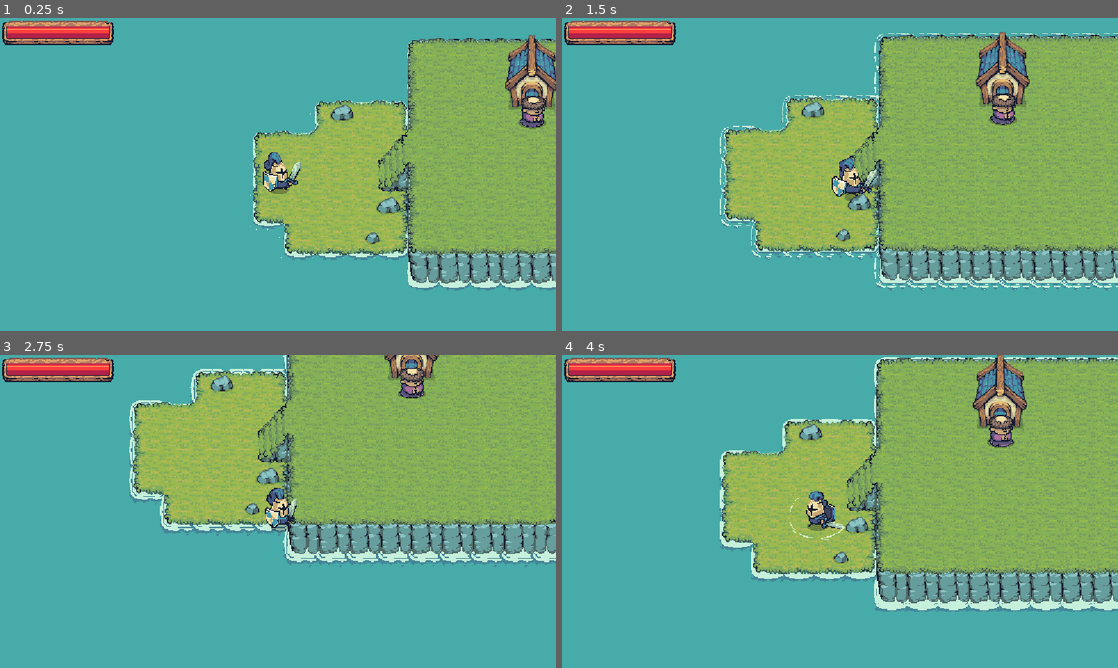
Above: before the commit, frames 1-4 (two rows, left to right).
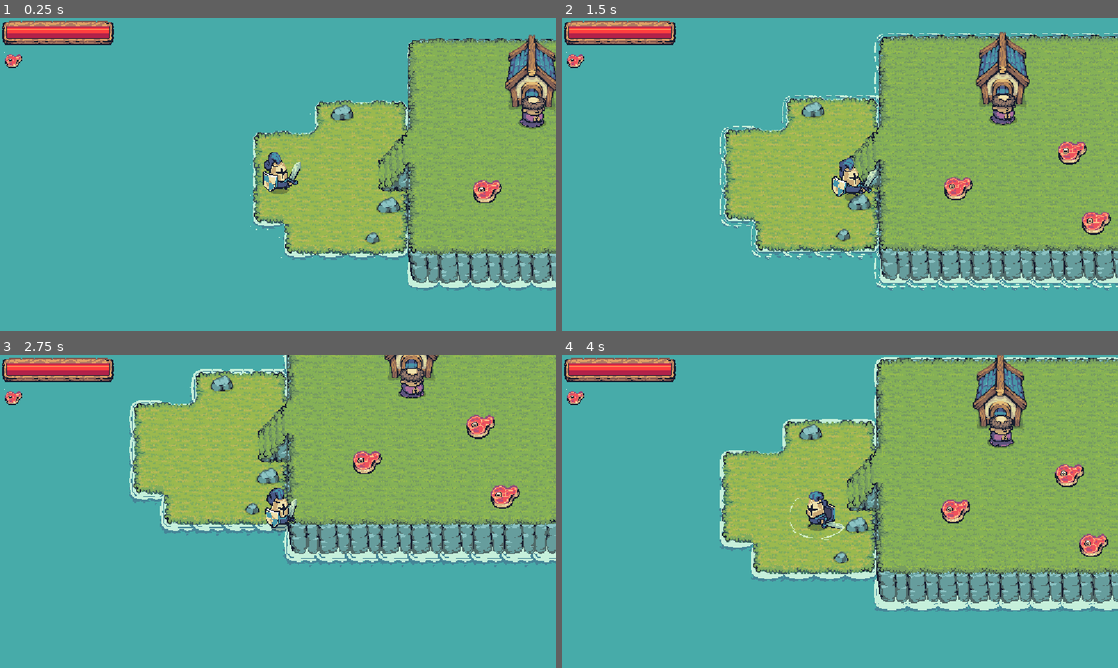
Above: after the commit, the same moments.

Repository: Tassnaz/RPG
Game: Godot game, scene res://Scenes/main_level.tscn
Same seed, same stepped clock (60 frames per second), same inputs: the game is played once before the commit and once after it. The engine's default icon, where the game draws it, is replaced by a stand-in: a white triangle on a blue panel in a dark square. Sound files missing from this copy of the repository are replaced by a short silence.
Inputs (mouse positions are in pixels of both pictures, inside the frame that each line leads up to):
- Up to frame 1 (0.25 s): no input
- Up to frame 2 (1.5 s): tap Enter (Interact) at 0.5, 1.35 s; move the mouse to (962, 158) at 0.52 s; hold D (Right) 0.53-1.28 s; tap Space (Attack) at 0.6 s; move the mouse to (728, 190) at 1.27 s; hold S (Down) from 1.28 s (still down)
- Up to frame 3 (2.75 s): move the mouse to (333, 442) at 2.02 s; release S (Down) at 2.03 s; hold D (Right) from 2.03 s (still down); tap Space (Attack) at 2.1 s
- Up to frame 4 (4 s): move the mouse to (812, 574) at 2.77 s; release D (Right) at 2.78 s; hold W (Up) 2.78-3.53 s; tap Enter (Interact) at 2.85 s; move the mouse to (1006, 558) at 3.52 s; hold A (Left) from 3.53 s (still down); tap Space (Attack) at 3.6 s

The runs differ from the first frame. In frame 1, 0.4% of the frame differs, in the area x 0-91%, y 10-60%; in frame 2, 1.0%; in frame 3, 1.0%, in the area x 0-94%, y 10-50%; in frame 4, 1.0%.

Commit message:
feat: inventory (del 3)

Diff:
--- /dev/null
+++ b/Scenes/action.gd
@@ -0,0 +1,7 @@
+extends Node
+
+@export var amount_to_heal: int = 10
+
+
+func _on_use_meat_use_item() -> void:
+	BuffManager.player_heal.emit(amount_to_heal)
--- a/Scenes/main_level.tscn
+++ b/Scenes/main_level.tscn
@@ -15,6 +15,8 @@
 [ext_resource type="PackedScene" uid="uid://doxsvgsd1ienm" path="res://Scenes/monk_npc.tscn" id="8_tqiex"]
 [ext_resource type="PackedScene" uid="uid://8104eyvtxrji" path="res://Scenes/simple_quest_module.tscn" id="9_2jcip"]
 [ext_resource type="PackedScene" uid="uid://rkprjwj1yyvq" path="res://Scenes/player_hud.tscn" id="11_2jcip"]
+[ext_resource type="PackedScene" uid="uid://lce6f3loekay" path="res://Scenes/pickup_meat.tscn" id="16_unus1"]
+[ext_resource type="PackedScene" uid="uid://0mcwp6mei82i" path="res://Scenes/use_Meat.tscn" id="17_vgie2"]
 
 [sub_resource type="NavigationPolygon" id="NavigationPolygon_f3gli"]
 vertices = PackedVector2Array(1676.8906, 425.5078, 1615, 428.5, 1615, 379.97656, 1843.4688, -51.148438, 2091.0938, -47.148438, 2097.8906, 621.96875, 1678.8906, 621.02344, 1613.9688, 49.3125, 1487.3203, -81.21094, 1490.6406, -174.9375, 1837.4688, -173.04688, 1550, -76.24219, 1550, 47.296875)
@@ -111,6 +113,18 @@
 [node name="Spear Enemy3" parent="Enemies" instance=ExtResource("6_236hc")]
 position = Vector2(1701, 234)
 
+[node name="Pickups" type="Node2D" parent="."]
+position = Vector2(115, 346)
+
+[node name="Pickup_Meat" parent="Pickups" instance=ExtResource("16_unus1")]
+position = Vector2(434, 35)
+
+[node name="Pickup_Meat2" parent="Pickups" instance=ExtResource("16_unus1")]
+position = Vector2(670, -39)
+
+[node name="Pickup_Meat3" parent="Pickups" instance=ExtResource("16_unus1")]
+position = Vector2(720, 106)
+
 [node name="Monk NPC" parent="." instance=ExtResource("8_tqiex")]
 position = Vector2(642, 213)
 
@@ -118,11 +132,11 @@
 NPC_node = NodePath("..")
 quest_dialog_completed = Array[String](["You found my coin!"])
 
+[node name="CoinQuestItem" parent="." instance=ExtResource("5_f3gli")]
+position = Vector2(1579, -133)
+
 [node name="Player" parent="." instance=ExtResource("3_qbrl8")]
 position = Vector2(115, 346)
-
-[node name="CoinQuestItem" parent="." instance=ExtResource("5_f3gli")]
-position = Vector2(1579, -133)
 
 [node name="GUI" type="CanvasLayer" parent="."]
 
@@ -131,3 +145,9 @@
 offset_top = 7.0
 offset_right = 5.0
 offset_bottom = 7.0
+
+[node name="Use_Meat" parent="GUI" instance=ExtResource("17_vgie2")]
+offset_left = 8.0
+offset_top = 68.0
+offset_right = 48.0
+offset_bottom = 108.0
--- a/Scenes/pickup_item_class.tscn
+++ b/Scenes/pickup_item_class.tscn
@@ -1,15 +1,13 @@
 [gd_scene load_steps=4 format=3 uid="uid://dxskrv76i12ay"]
 
 [ext_resource type="Texture2D" uid="uid://hx5mkxsy5dfg" path="res://icon.svg" id="1_5sv2f"]
-[ext_resource type="Script" uid="uid://cbpp6to088ftn" path="res://Scenes/item_pickup_class.gd" id="1_b3ejh"]
+[ext_resource type="Script" uid="uid://cbpp6to088ftn" path="res://scripts/item_pickup_class.gd" id="1_b3ejh"]
 
 [sub_resource type="CircleShape2D" id="CircleShape2D_oqhfg"]
 radius = 48.0
 
 [node name="pickup_ItemClass" type="Area2D"]
 script = ExtResource("1_b3ejh")
-item_select = null
-pickup_amount = null
 
 [node name="Sprite2D" type="Sprite2D" parent="."]
 scale = Vector2(0.5, 0.5)
--- /dev/null
+++ b/Scenes/pickup_meat.tscn
@@ -0,0 +1,19 @@
+[gd_scene load_steps=4 format=3 uid="uid://lce6f3loekay"]
+
+[ext_resource type="Script" uid="uid://cbpp6to088ftn" path="res://scripts/item_pickup_class.gd" id="1_s13rj"]
+[ext_resource type="Texture2D" uid="uid://0h83tk7m7ia7" path="res://assets/Tiny Swords (Free Pack)/UI Elements/UI Elements/Icons/Icon_04.png" id="2_opeoj"]
+
+[sub_resource type="CircleShape2D" id="CircleShape2D_tf2ql"]
+radius = 43.185646
+
+[node name="Pickup_Meat" type="Area2D"]
+script = ExtResource("1_s13rj")
+item_select = 1
+metadata/_custom_type_script = "uid://cbpp6to088ftn"
+
+[node name="Sprite2D" type="Sprite2D" parent="."]
+texture_filter = 1
+texture = ExtResource("2_opeoj")
+
+[node name="interactShape" type="CollisionShape2D" parent="."]
+shape = SubResource("CircleShape2D_tf2ql")
--- a/Scenes/player_hud.tscn
+++ b/Scenes/player_hud.tscn
@@ -1,7 +1,7 @@
 [gd_scene load_steps=4 format=3 uid="uid://rkprjwj1yyvq"]
 
 [ext_resource type="Texture2D" uid="uid://bxct37wanr7uh" path="res://assets/BigBar_Base_Connected.png" id="1_iori6"]
-[ext_resource type="Script" uid="uid://didpki2ab8ebb" path="res://Scenes/player_hud.gd" id="1_pkmr8"]
+[ext_resource type="Script" uid="uid://didpki2ab8ebb" path="res://scripts/player_hud.gd" id="1_pkmr8"]
 [ext_resource type="Texture2D" uid="uid://bb31ol2f0exof" path="res://assets/Tiny Swords (Free Pack)/UI Elements/UI Elements/Bars/BigBar_Fill.png" id="2_pkmr8"]
 
 [node name="PlayerHUD" type="Control"]
--- /dev/null
+++ b/Scenes/use_Meat.tscn
@@ -0,0 +1,36 @@
+[gd_scene load_steps=6 format=3 uid="uid://0mcwp6mei82i"]
+
+[ext_resource type="StyleBox" uid="uid://cpnmyxmytndeh" path="res://item_style.tres" id="1_lc5bk"]
+[ext_resource type="Script" uid="uid://b60ud3lrlw8e5" path="res://scripts/use_item_class.gd" id="2_xcylg"]
+[ext_resource type="Texture2D" uid="uid://0h83tk7m7ia7" path="res://assets/Tiny Swords (Free Pack)/UI Elements/UI Elements/Icons/Icon_04.png" id="3_g6ip0"]
+[ext_resource type="StyleBox" uid="uid://c1yyuwlqvs8n0" path="res://focus_item_style.tres" id="4_ha3nw"]
+[ext_resource type="Script" uid="uid://d1jmrfxtcexbm" path="res://Scenes/action.gd" id="5_xcylg"]
+
+[node name="Use_Meat" type="Panel"]
+offset_right = 40.0
+offset_bottom = 40.0
+theme_override_styles/panel = ExtResource("1_lc5bk")
+script = ExtResource("2_xcylg")
+item_select = 1
+metadata/_custom_type_script = "uid://b60ud3lrlw8e5"
+
+[node name="TextureRect" type="TextureRect" parent="."]
+texture_filter = 1
+layout_mode = 0
+offset_left = 1.0
+offset_top = 2.0
+offset_right = 65.0
+offset_bottom = 66.0
+scale = Vector2(0.6, 0.6)
+texture = ExtResource("3_g6ip0")
+
+[node name="Panel" type="Panel" parent="."]
+layout_mode = 0
+offset_right = 40.0
+offset_bottom = 40.0
+theme_override_styles/panel = ExtResource("4_ha3nw")
+
+[node name="Action" type="Node" parent="."]
+script = ExtResource("5_xcylg")
+
+[connection signal="use_item" from="." to="Action" method="_on_use_meat_use_item"]
--- /dev/null
+++ b/Scenes/use_item_class.tscn
@@ -0,0 +1,30 @@
+[gd_scene load_steps=5 format=3 uid="uid://db0x08okqa1u7"]
+
+[ext_resource type="Texture2D" uid="uid://hx5mkxsy5dfg" path="res://icon.svg" id="1_1vdpq"]
+[ext_resource type="StyleBox" uid="uid://cpnmyxmytndeh" path="res://item_style.tres" id="1_pm15d"]
+[ext_resource type="Script" uid="uid://b60ud3lrlw8e5" path="res://scripts/use_item_class.gd" id="2_tm1sy"]
+[ext_resource type="StyleBox" uid="uid://c1yyuwlqvs8n0" path="res://focus_item_style.tres" id="4_sbe12"]
+
+[node name="UseItem_class" type="Panel"]
+offset_right = 40.0
+offset_bottom = 40.0
+theme_override_styles/panel = ExtResource("1_pm15d")
+script = ExtResource("2_tm1sy")
+
+[node name="TextureRect" type="TextureRect" parent="."]
+layout_mode = 0
+offset_left = 1.0
+offset_top = 1.0
+offset_right = 129.0
+offset_bottom = 129.0
+scale = Vector2(0.3, 0.3)
+texture = ExtResource("1_1vdpq")
+
+[node name="Panel" type="Panel" parent="."]
+layout_mode = 0
+offset_right = 40.0
+offset_bottom = 40.0
+mouse_filter = 1
+theme_override_styles/panel = ExtResource("4_sbe12")
+
+[node name="Action" type="Node" parent="."]
--- /dev/null
+++ b/focus_item_style.tres
@@ -0,0 +1,9 @@
+[gd_resource type="StyleBoxFlat" format=3 uid="uid://c1yyuwlqvs8n0"]
+
+[resource]
+bg_color = Color(1, 1, 1, 0.34509805)
+corner_radius_top_left = 7
+corner_radius_top_right = 7
+corner_radius_bottom_right = 7
+corner_radius_bottom_left = 7
+anti_aliasing = false
--- /dev/null
+++ b/item_style.tres
@@ -0,0 +1,14 @@
+[gd_resource type="StyleBoxFlat" format=3 uid="uid://cpnmyxmytndeh"]
+
+[resource]
+bg_color = Color(0.6, 0.6, 0.6, 0)
+border_width_left = 1
+border_width_top = 1
+border_width_right = 1
+border_width_bottom = 1
+border_color = Color(1, 1, 1, 1)
+corner_radius_top_left = 5
+corner_radius_top_right = 5
+corner_radius_bottom_right = 5
+corner_radius_bottom_left = 5
+anti_aliasing = false
--- a/project.godot
+++ b/project.godot
@@ -19,6 +19,7 @@
 
 Global="*res://scripts/global.gd"
 InventoryManager="*res://scripts/inventory_manager.gd"
+BuffManager="*res://scripts/buff_manager.gd"
 
 [debug]
 
@@ -69,3 +70,8 @@
 "events": [Object(InputEventKey,"resource_local_to_scene":false,"resource_name":"","device":-1,"window_id":0,"alt_press …(195 unchanged characters)…
 ]
 }
+inventory_use={
+"deadzone": 0.2,
+"events": [Object(InputEventMouseButton,"resource_local_to_scene":false,"resource_name":"","device":-1,"window_id":0,"alt_pressed":false,"shift_pressed":false,"ctrl_pressed":false,"meta_pressed":false,"button_mask":0,"position":Vector2(0, 0),"global_position":Vector2(0, 0),"factor":1.0,"button_index":1,"canceled":false,"pressed":false,"double_click":false,"script":null)
+]
+}
--- /dev/null
+++ b/scripts/buff_manager.gd
@@ -0,0 +1,4 @@
+extends Node
+
+@warning_ignore("unused_signal")
+signal player_heal (amount: int)
--- a/scripts/global.gd
+++ b/scripts/global.gd
@@ -5,7 +5,8 @@
 var player_maxHP: int
 var player_currentHP: int
 
-signal uppdate_playerHP(player_maxHP, player_currentHP)
+signal update_playerHP(player_maxHP, player_currentHP)
+
 
 var simple_quest_tracker :Dictionary = {
 	"Quest 1": false
--- a/scripts/inventory_manager.gd
+++ b/scripts/inventory_manager.gd
@@ -2,7 +2,7 @@
 
 enum item_type {
 	test_item,
-	health_potion,
+	meat,
 	speed_potion,
 	quest_key_1,
 }
--- a/Scenes/item_pickup_class.gd
+++ b/scripts/item_pickup_class.gd
@@ -1,6 +1,8 @@
+@icon("res://icon.svg")
+
 extends Area2D
 
-class_name  Pickup_ItemClass
+class_name Pickup_ItemClass
 
 var item_ID: int
 var item_name: String
--- a/scripts/player.gd
+++ b/scripts/player.gd
@@ -1,6 +1,7 @@
 extends CharacterBody2D
 
 class_name Player
+
 # Variables
 var is_attacking: bool = false
 var invincible: bool = false
@@ -20,7 +21,9 @@
 	# Connect signal
 	sword.attack_triggered.connect(_on_sword_attack_triggered)
 
-	Global.uppdate_playerHP.emit(max_HP, HP)
+	Global.update_playerHP.emit(max_HP, HP)
+
+	BuffManager.player_heal.connect(heal)
 
 func _physics_process(delta):
 	# Movement
@@ -68,7 +71,7 @@
 		HP -= damage
 		print ("Player HP is ", HP)
 
-		Global.uppdate_playerHP.emit(max_HP, HP)
+		Global.update_playerHP.emit(max_HP, HP)
 
 		invincible = true
 		anim_player.play("invincible_flash")
@@ -83,6 +86,17 @@
 	await anim_sprite.animation_finished
 	is_attacking = false
 
+func heal(amount: int) -> void:
+
+	HP += amount
+
+	if HP > max_HP:
+		HP = max_HP
+
+	print ("Player healed by ",amount, ".")
+
+	Global.update_playerHP.emit(max_HP, HP)
+
 func _on_hit_box_area_entered(area: Area2D) -> void:
 	if area.is_in_group("enemy_weapons") and not invincible:
 		attacked(area.damage)
--- a/Scenes/player_hud.gd
+++ b/scripts/player_hud.gd
@@ -6,7 +6,7 @@
 	player_health_bar.max_value = Global.player_maxHP
 	player_health_bar.value = Global.player_currentHP
 
-	Global.uppdate_playerHP.connect(update)
+	Global.update_playerHP.connect(update)
 
 func update(player_maxHP, player_currentHP):
 	player_health_bar.max_value = player_maxHP
--- /dev/null
+++ b/scripts/use_item_class.gd
@@ -0,0 +1,38 @@
+class_name Use_ItemClass
+extends Panel
+
+signal use_item()
+
+var item_ID: int
+var interacting: bool = false
+
+@export var item_select = InventoryManager.item_type.test_item
+@export var amount: int = 1
+
+@onready var focus_window: Panel = $Panel
+
+func _ready() -> void:
+
+	item_ID = item_select
+
+	focus_window.visible = false
+
+	mouse_entered.connect(mouse_over)
+	mouse_exited.connect(mouse_exit)
+
+func _process(delta: float) -> void:
+	if Input.is_action_just_pressed("inventory_use") and interacting:
+		use_item_action()
+
+func use_item_action() -> void:
+	use_item.emit()
+	InventoryManager.remove_item(item_ID,amount)
+	queue_free()
+
+func mouse_over() -> void:
+	focus_window.visible = true
+	interacting = true
+
+func mouse_exit() -> void:
+	focus_window.visible = false
+	interacting = false
Not shown, added: Scenes/action.gd.uid
Not shown: 1 places in Scenes/main_level.tscn that only renumber resources
Not shown, added: scripts/buff_manager.gd.uid
Renamed: Scenes/item_pickup_class.gd.uid -> scripts/item_pickup_class.gd.uid
Renamed: Scenes/player_hud.gd.uid -> scripts/player_hud.gd.uid
Not shown, added: scripts/use_item_class.gd.uid
